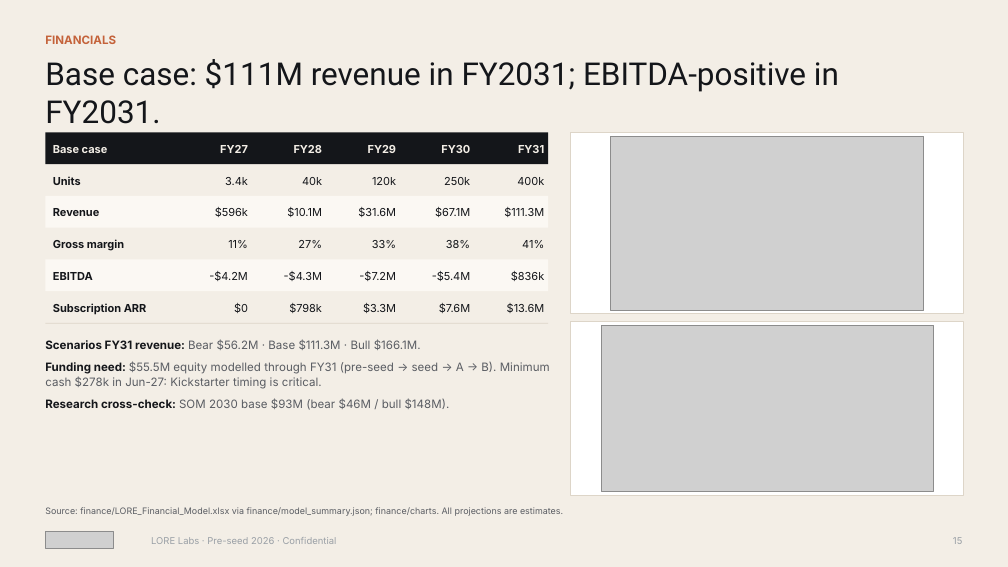
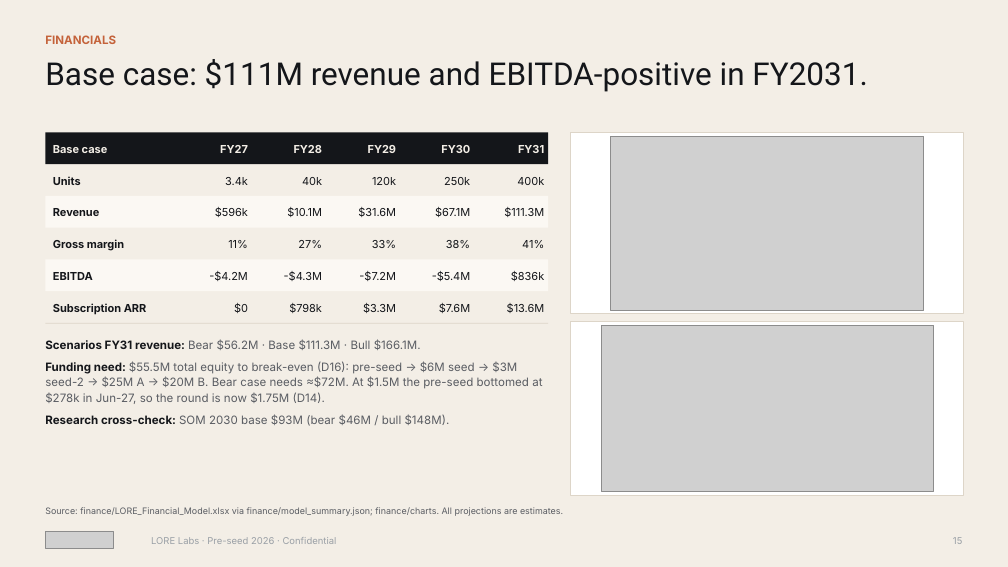
Before and after one commit to nimb-ou/hello-world, a slide deck: slide 15 of investor/LORE_Pitch_Deck.pptx. Drawn at 1008x567 pixels with LibreOffice and Linux fonts; fonts in the diff are those of the drawing; grey boxes stand for pictures. Boxes give left, top, right and bottom in pixels: in the first picture for what was removed or moved away, otherwise in the second. Text is boxed around its words. In the diff, an @@ line names an element or a change of style, - is before the commit and + after.

```diff
--- a/investor/LORE_Pitch_Deck.pptx
+++ b/investor/LORE_Pitch_Deck.pptx
@@ text at (45,59,867,92): text changed @@
-Base case: $111M revenue in FY2031; EBITDA-positive in FY2031.
+Base case: $111M revenue and EBITDA-positive in FY2031.
@@ text at (45,361,542,404): text changed @@
-Funding need: $55.5M equity modelled through FY31 (pre-seed → seed → A → B). Minimum cash $278k in Jun-27: Kickstarter timing is critical.
+Funding need: $55.5M total equity to break-even (D16): pre-seed → $6M seed → $3M seed-2 → $25M A → $20M B. Bear case needs ≈$72M. At $1.5M the pre-seed bottomed at $278k in Jun-27, so the round is now $1.75M (D14).
```
Also in this commit, not shown: 15 other slides changed, 58 other files.
